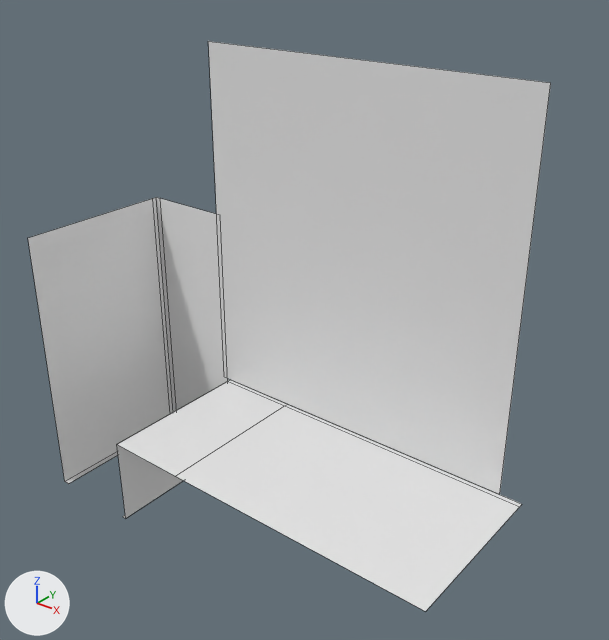
The FBX model gESilk/resources/models/Walkway.fbx, before and after one commit.
Rendered twice from a 50 mm lens placed at (23.9, -16.3, 26.6), pointed at (7.7, 4.0, 14.0). The axes (+X, +Y, +Z) are drawn at lower left. The lights are the same throughout. Mesh edges are drawn as thin lines. Vertices at the same position are counted once.

Before the edit, the objects in view are built like this:
```python
me_plane = bpy.data.meshes.new('Plane')
me_plane.from_pydata(...)  # 34 vertices, 16 faces; spans x -2.0..15.3, y 0.0..6.2, z 5.1..22.4
me_plane.materials.append(mat_concrete)  # white #e7e7e7
ob_walkway = bpy.data.objects.new('Walkway', me_plane)
ob_walkway.location = (0.0, 0.0, 0.0)
```
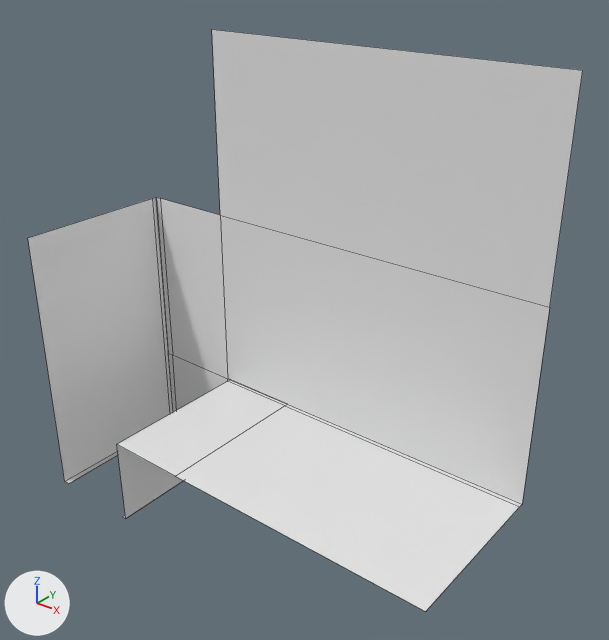
The edits, one by one:
me_plane is used by ob_walkway; location (0.0, 0.0, 0.0).
me_plane had 34 vertices, 16 faces and spanned x -2.0..15.3, y 0.0..6.2, z 5.1..22.4.
me_plane now has 34 vertices, 20 faces and spans x -2.0..15.3, y 0.0..6.2, z 5.1..22.8.
Part 1, on me_plane:
3 vertices are removed from x 1.9, y 0.0..6.2, z 8.6.
4 faces are deleted.
7 vertices are added at x -2.0..15.3, y 6.2, z 8.6..22.8.
9 new faces join them.

Pixel boxes [x1, y1, x2, y2] of what changed, in the pictures (609 x 640 px):
'Walkway', reshaped (6% wider): before [28, 41, 551, 611]; after [28, 30, 583, 611]
part 1 of me_plane, built on: before [118, 197, 228, 458]; after [118, 30, 583, 504]
